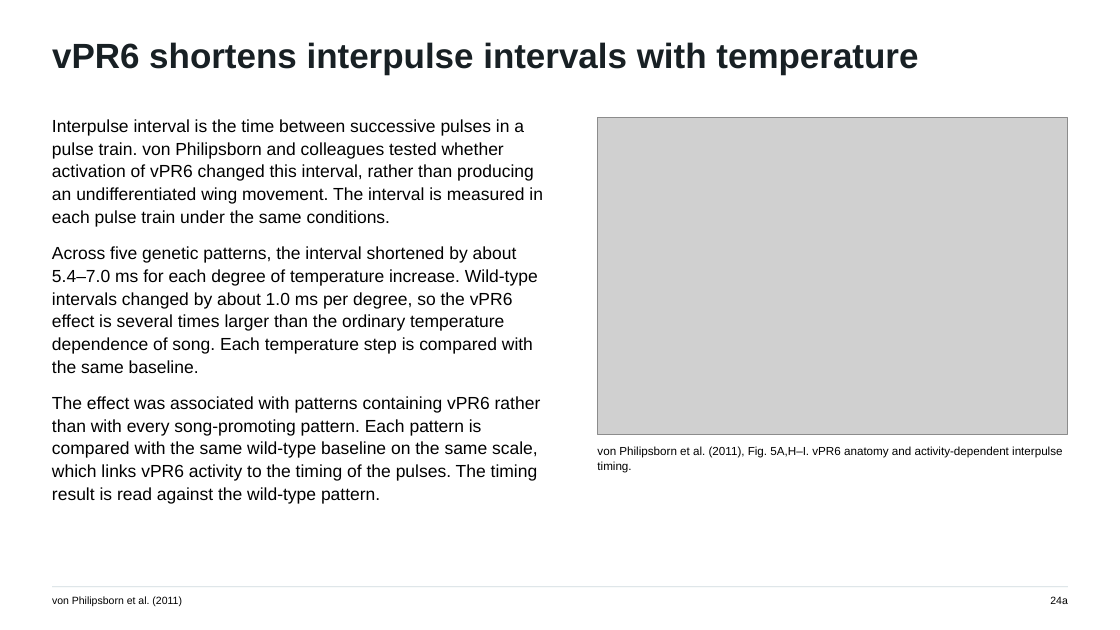
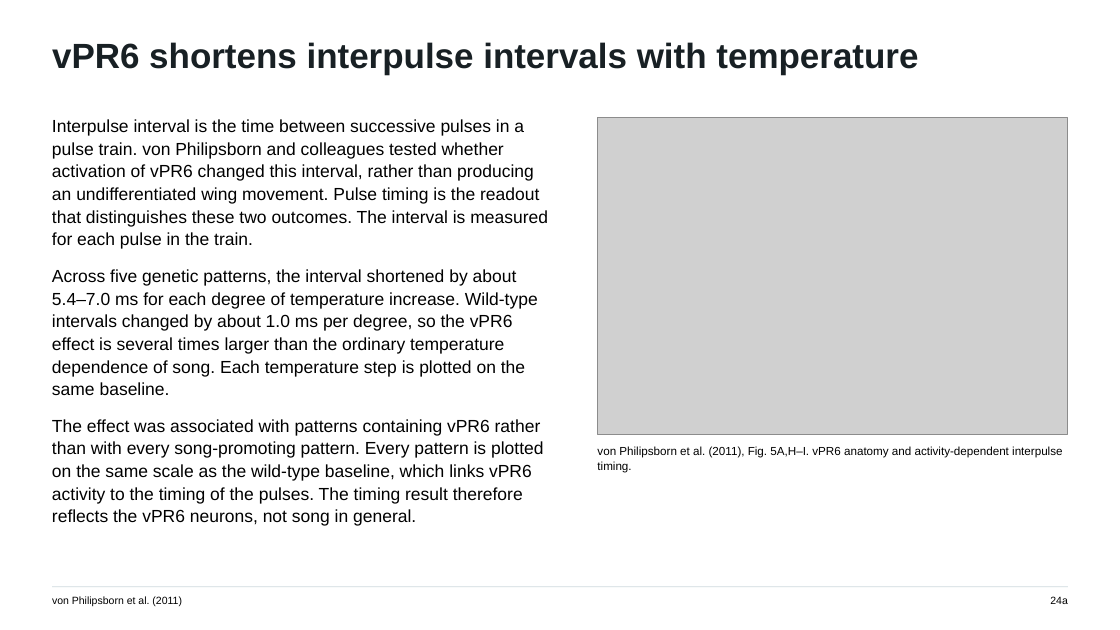
Before and after one commit to jordanxxlopez/NEUROETHOLOGY, a slide deck: slide 32 of scaffolded/Neuroethology_Lecture34_FA2026_SCAFFOLDED.pptx. Drawn at 1120x630 pixels with LibreOffice and Linux fonts; fonts in the diff are those of the drawing; grey boxes stand for pictures. Boxes give left, top, right and bottom in pixels: in the first picture for what was removed or moved away, otherwise in the second. Text is boxed around its words. In the diff, an @@ line names an element or a change of style, - is before the commit and + after.

```diff
--- a/scaffolded/Neuroethology_Lecture34_FA2026_SCAFFOLDED.pptx
+++ b/scaffolded/Neuroethology_Lecture34_FA2026_SCAFFOLDED.pptx
@@ text at (x1=52, y1=119, x2=548, y2=526): text changed @@
-Interpulse interval is the time between successive pulses in a pulse train. von Philipsborn and colleagues tested whether activation of vPR6 changed this interval, rather than producing an undifferentiated wing movement. The interval is measured in each pulse train under the same conditions.
-Across five genetic patterns, the interval shortened by about 5.4–7.0 ms for each degree of temperature increase. Wild-type intervals changed by about 1.0 ms per degree, so the vPR6 effect is several times larger than the ordinary temperature dependence of song. Each temperature step is compared with the same baseline.
-The effect was associated with patterns containing vPR6 rather than with every song-promoting pattern. Each pattern is compared with the same wild-type baseline on the same scale, which links vPR6 activity to the timing of the pulses. The timing result is read against the wild-type pattern.
+Interpulse interval is the time between successive pulses in a pulse train. von Philipsborn and colleagues tested whether activation of vPR6 changed this interval, rather than producing an undifferentiated wing movement. Pulse timing is the readout that distinguishes these two outcomes. The interval is measured for each pulse in the train.
+Across five genetic patterns, the interval shortened by about 5.4–7.0 ms for each degree of temperature increase. Wild-type intervals changed by about 1.0 ms per degree, so the vPR6 effect is several times larger than the ordinary temperature dependence of song. Each temperature step is plotted on the same baseline.
+The effect was associated with patterns containing vPR6 rather than with every song-promoting pattern. Every pattern is plotted on the same scale as the wild-type baseline, which links vPR6 activity to the timing of the pulses. The timing result therefore reflects the vPR6 neurons, not song in general.
```
Also in this commit, not shown: 43 other slides changed, 3 other files.
